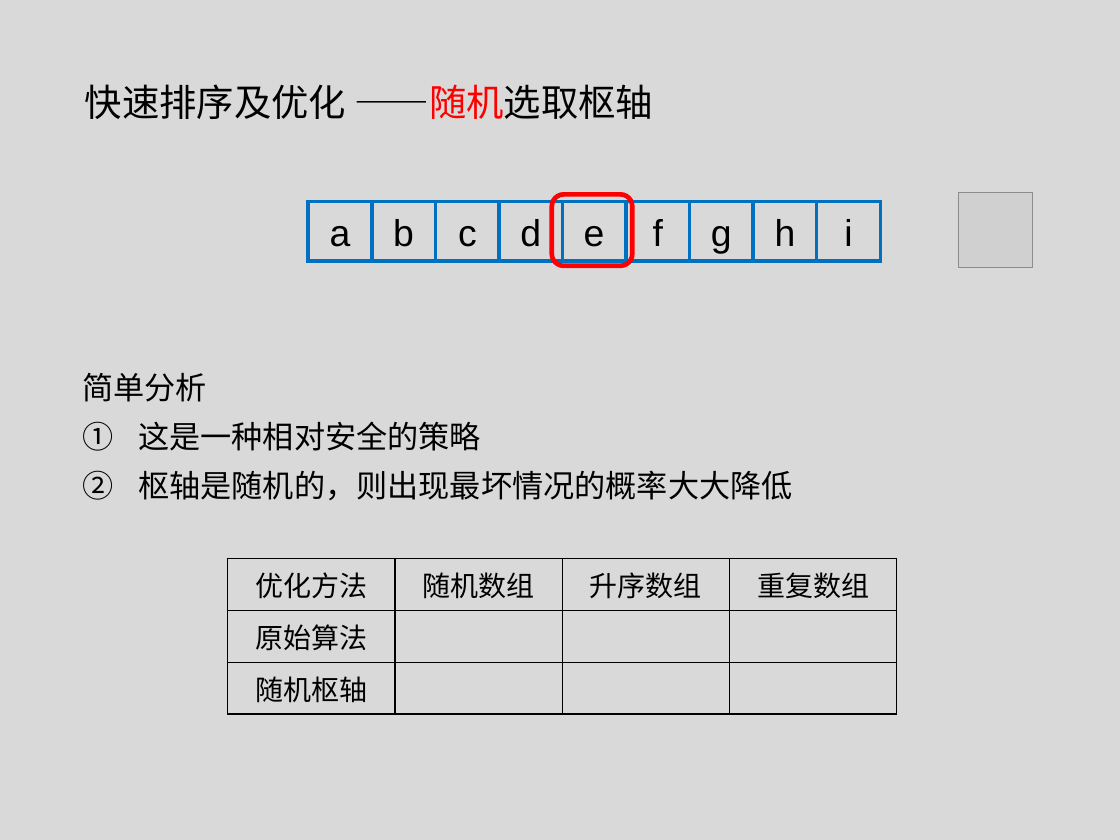
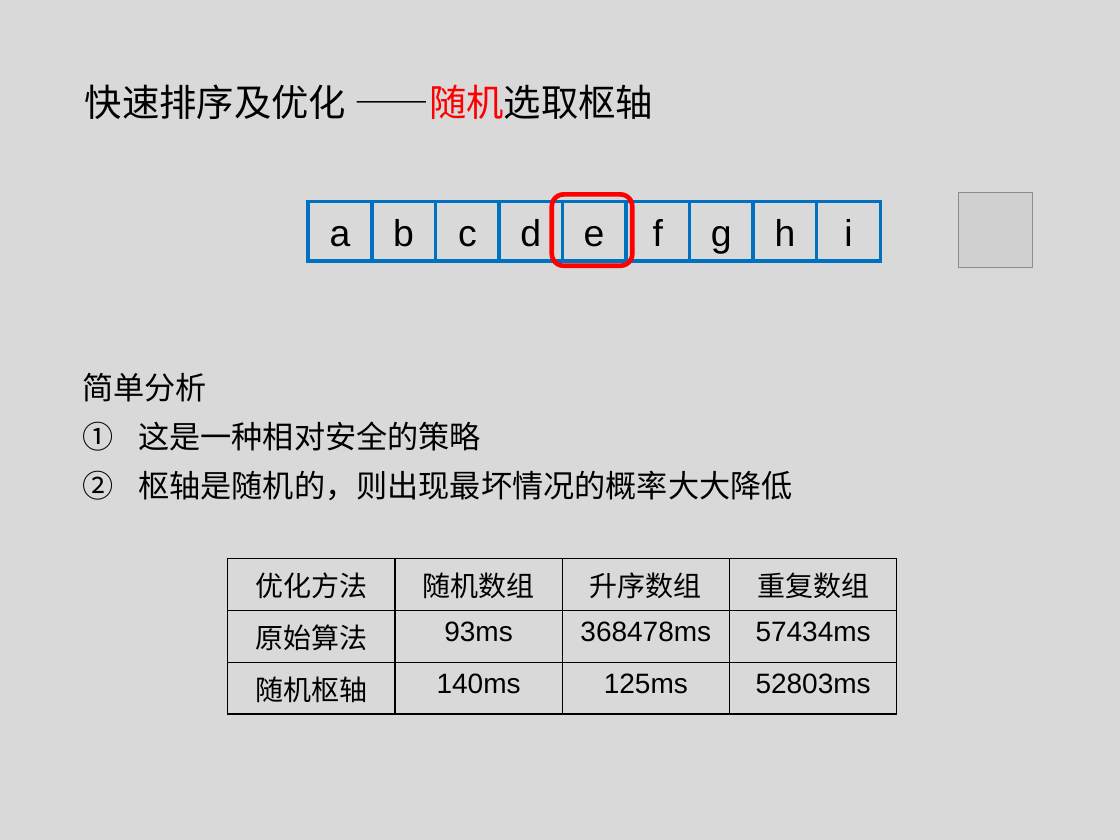
Before and after one commit to tianzhuwei/PPT, a slide deck: slide 3 of 快排+优化.pptx. Drawn at 1120x840 pixels with LibreOffice and Linux fonts; fonts in the diff are those of the drawing; grey boxes stand for pictures. Boxes give left, top, right and bottom in pixels: in the first picture for what was removed or moved away, otherwise in the second. Text is boxed around its words. In the diff, an @@ line names an element or a change of style, - is before the commit and + after.

```diff
--- a/快排+优化.pptx
+++ b/快排+优化.pptx
@@ table at (227, 559, 895, 707) @@
-row 2: 原始算法 |  |  | 
+row 2: 原始算法 | 93ms | 368478ms | 57434ms
-row 3: 随机枢轴 |  |  | 
+row 3: 随机枢轴 | 140ms | 125ms | 52803ms
```
Also in this commit, not shown: 3 other slides changed.
